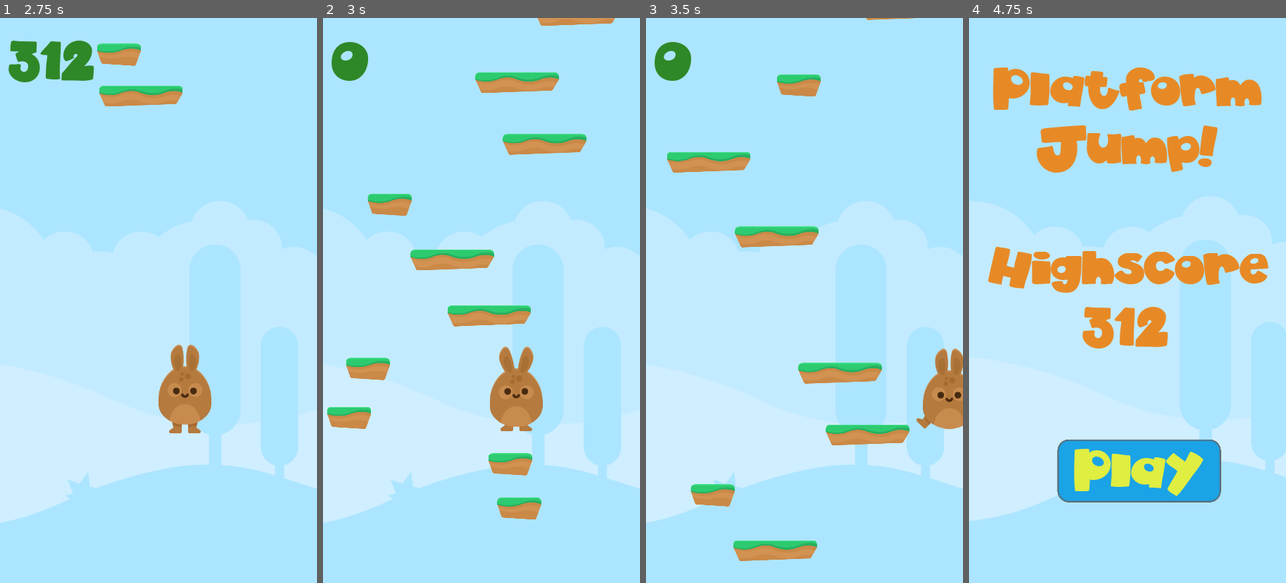
Above: before the commit, frames 1-4 (left to right).
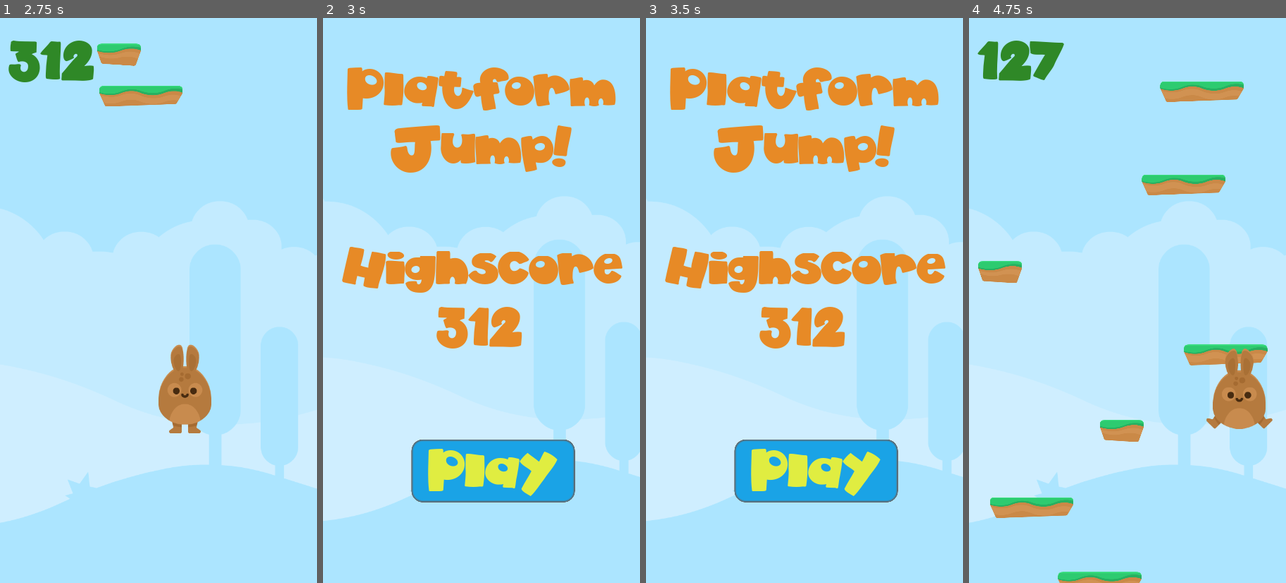
Above: after the commit, the same moments.

Repository: jagc/platformJump
Game: Godot game, scene res://scenes/menu.tscn
Two runs of this game, one before a commit and one after it. Both use one fixed random seed, a clock stepped at 60 frames per second and the inputs below. Sound files missing from this copy of the repository are replaced by a short silence.
Inputs (mouse positions are in pixels of both pictures, inside the frame that each line leads up to):
- Up to frame 1 (2.75 s): click "Play" at 0.5 s; tap Enter (ui_accept) at 1.25, 2.1, 2.27, 2.57 s; hold Right (ui_right) 1.28-2.03 s; hold Enter (ui_accept) 1.28-2.03 s; hold Left (ui_left) from 2.03 s (still down)
- Up to frame 2 (3 s): release Left (ui_left) at 2.78 s; hold Right (ui_right) from 2.78 s (still down); hold Enter (ui_accept) from 2.78 s (still down)
- Up to frame 3 (3.5 s): keep holding Right (ui_right); keep holding Enter (ui_accept)
- Up to frame 4 (4.75 s): release Right (ui_right) at 3.5 s; release Enter (ui_accept) at 3.5 s; click (1140, 470) at 3.5 s, where only the run after the commit has a clickable "Play"; hold Right (ui_right) from 4.28 s (still down); tap Enter (ui_accept) at 4.35, 4.52 s

Frame 1 is identical in both runs. In frame 2, 25% of the frame differs, in the area x 0-100%, y 0-90%; in frame 3, 25%; in frame 4, 26%, in the area x 0-100%, y 4-100%.

Commit message:
breakthrough: added capability of a singleton to play sounds through scenes. Setup play() to accept optional parameters for audio properties

Diff:
--- a/default_bus_layout.tres
+++ b/default_bus_layout.tres
@@ -1,3 +1,4 @@
 [gd_resource type="AudioBusLayout" format=2]
 
 [resource]
+bus/0/volume_db = -15.0
--- a/project.godot
+++ b/project.godot
@@ -23,6 +23,7 @@
 
 levelManager="*res://scripts/levelManager.gd"
 playerData="*res://scripts/playerData.gd"
+audioManager="*res://scripts/audioManager.gd"
 
 [display]
 
--- /dev/null
+++ b/scenes/audioPlayer.tscn
@@ -0,0 +1,31 @@
+[gd_scene load_steps=7 format=2]
+
+[ext_resource path="res://scripts/audioManager.gd" type="Script" id=1]
+[ext_resource path="res://audio/nyan-cat-to-loop.wav" type="AudioStream" id=2]
+[ext_resource path="res://audio/Coins 2 - Sound effects Pack 2.wav" type="AudioStream" id=3]
+[ext_resource path="res://audio/impulse.wav" type="AudioStream" id=4]
+[ext_resource path="res://audio/ShortJump.wav" type="AudioStream" id=5]
+[ext_resource path="res://audio/LongJump.wav" type="AudioStream" id=6]
+
+[node name="audioPlayer" type="Node"]
+script = ExtResource( 1 )
+
+[node name="gameBgMusic" type="AudioStreamPlayer" parent="."]
+stream = ExtResource( 2 )
+
+[node name="confirmButton" type="AudioStreamPlayer" parent="."]
+stream = ExtResource( 3 )
+volume_db = 24.0
+
+[node name="spring" type="AudioStreamPlayer2D" parent="."]
+stream = ExtResource( 4 )
+
+[node name="shortJump" type="AudioStreamPlayer2D" parent="."]
+stream = ExtResource( 5 )
+
+[node name="longJump" type="AudioStreamPlayer2D" parent="."]
+stream = ExtResource( 6 )
+[connection signal="finished" from="confirmButton" to="." method="_on_confirmButton_finished"]
+[connection signal="finished" from="spring" to="." method="_on_spring_finished"]
+[connection signal="finished" from="shortJump" to="." method="_on_shortJump_finished"]
+[connection signal="finished" from="longJump" to="." method="_on_longJump_finished"]
--- /dev/null
+++ b/scripts/audioManager.gd
@@ -0,0 +1,46 @@
+extends Node
+
+#var audioScene = preload("res://scenes/audioPlayer.tscn") as PackedScene
+var audioScene = load("res://scenes/audioPlayer.tscn") as PackedScene
+
+# sample way to call it:
+# audioManager.play("confirmButton", {volume_db = 100, pitch_scale = 9})
+func play(audioSoundName, optionals = {}):
+	var audio = audioScene.instance(); add_child(audio)
+	var sound = audio.get_node(audioSoundName)
+
+	_setSoundProperties(sound, optionals)
+
+	sound.play()
+
+func _setSoundProperties(sound, optionals):
+	var volume_db = (100 if not optionals.has('volume_db') else optionals['volume_db'])
+	var pitch_scale = (0 if not optionals.has('pitch_scale') else optionals['pitch_scale'])
+	var mix_target = (0 if not optionals.has('mix_target') else optionals['mix_target'])
+	var bus = ('Master' if not optionals.has('bus') else optionals['bus'])
+	var autoplay = (false if not optionals.has('autoplay') else optionals['autoplay'])
+	var stream_paused = (false if not optionals.has('stream_paused') else optionals['stream_paused'])
+
+	# MIX_TARGET_STEREO   = 0 The audio will be played only on the first channel.
+	# MIX_TARGET_SURROUND = 1 The audio will be played on all surround channels.
+	# MIX_TARGET_CENTER   = 2 The audio will be played on the second channel, which is usually the center.
+	sound.mix_target = mix_target #int value of any from above comment
+	sound.volume_db = volume_db #tested range: 0-100
+	sound.pitch_scale = pitch_scale #range from 0-16
+	sound.bus = bus #string name of bus channel
+	sound.autoplay = autoplay #bool: true or false
+	sound.stream_paused = stream_paused #bool: true or false
+
+	return sound
+
+func _on_spring_finished():
+	queue_free()
+
+func _on_shortJump_finished():
+	queue_free()
+
+func _on_longJump_finished():
+	queue_free()
+
+func _on_confirmButton_finished():
+	queue_free()
--- a/scripts/game.gd
+++ b/scripts/game.gd
@@ -5,7 +5,6 @@
 
 onready var player = $player
 onready var score_text = $ui/score
-#onready var bgAudio = $bgAudio
 
 const MIN_INTERVAL = 100
 const MAX_INTERVAL = 250
--- a/scripts/menu.gd
+++ b/scripts/menu.gd
@@ -1,4 +1,6 @@
 extends Node
+
+#export(PackedScene) var audioNode
 
 onready var highscore = $highScore
 
@@ -11,9 +13,12 @@
 	_change_scene()
 
 func _process(_delta):
-	if Input.is_action_pressed("ui_accept"):
+	if Input.is_action_just_pressed("ui_accept"):
 		_change_scene()
 
 func _change_scene():
+	var volume_db = 10
+	var pitch_scale = 3
+	audioManager.play("confirmButton", {volume_db = volume_db, pitch_scale = pitch_scale})
 	levelManager.change_scene("game")
 #	$"/root/levelManager".change_scene("game") # alternative way of using a singleton
Not shown, changed: audio/nyan-cat-to-loop.wav
